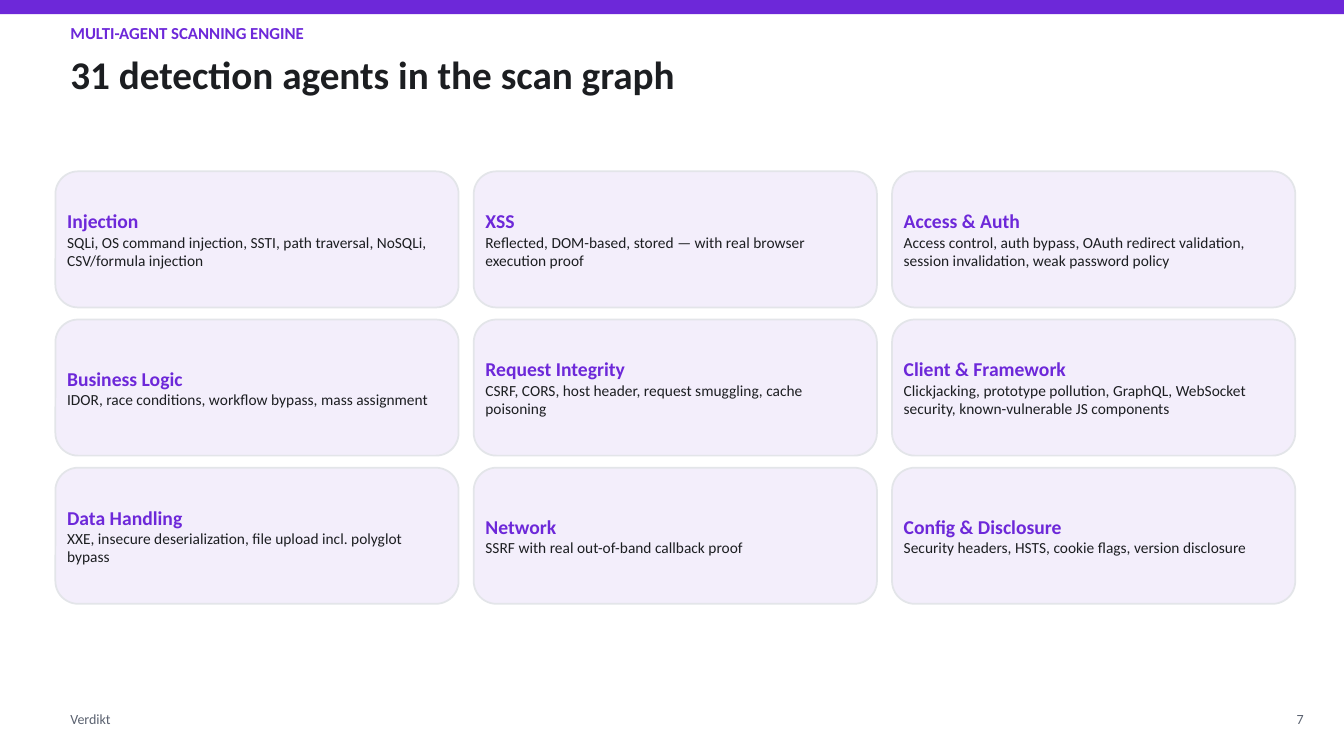
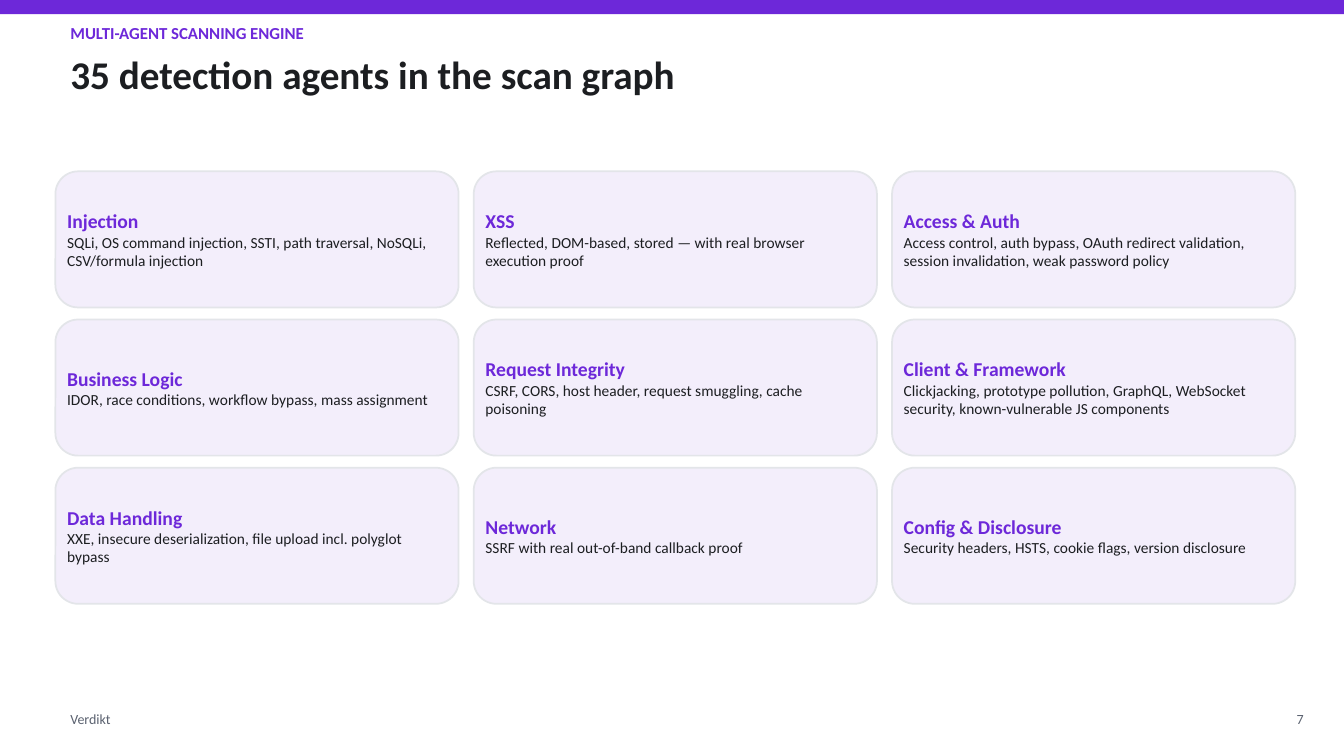
Before and after one commit to mudigondabhanu85/verdikt, a slide deck: slide 7 of docs/architecture-overview/Verdikt_Presentation.pptx. Drawn at 1344x756 pixels with LibreOffice and Linux fonts; fonts in the diff are those of the drawing. Boxes give left, top, right and bottom in pixels: in the first picture for what was removed or moved away, otherwise in the second. Text is boxed around its words. In the diff, an @@ line names an element or a change of style, - is before the commit and + after.

```diff
--- a/docs/architecture-overview/Verdikt_Presentation.pptx
+++ b/docs/architecture-overview/Verdikt_Presentation.pptx
@@ text at <box>70,61,675,96</box>: text changed @@
-31 detection agents in the scan graph
+35 detection agents in the scan graph
```
Also in this commit, not shown: 8 other slides changed, 1 slide added, 9 other files.
